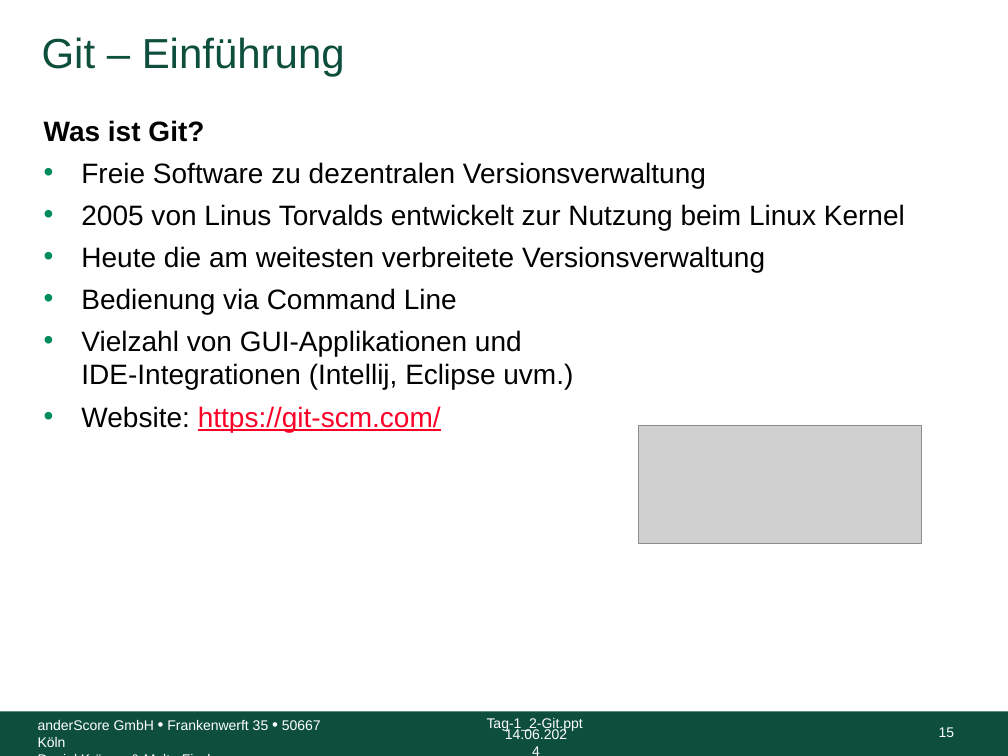
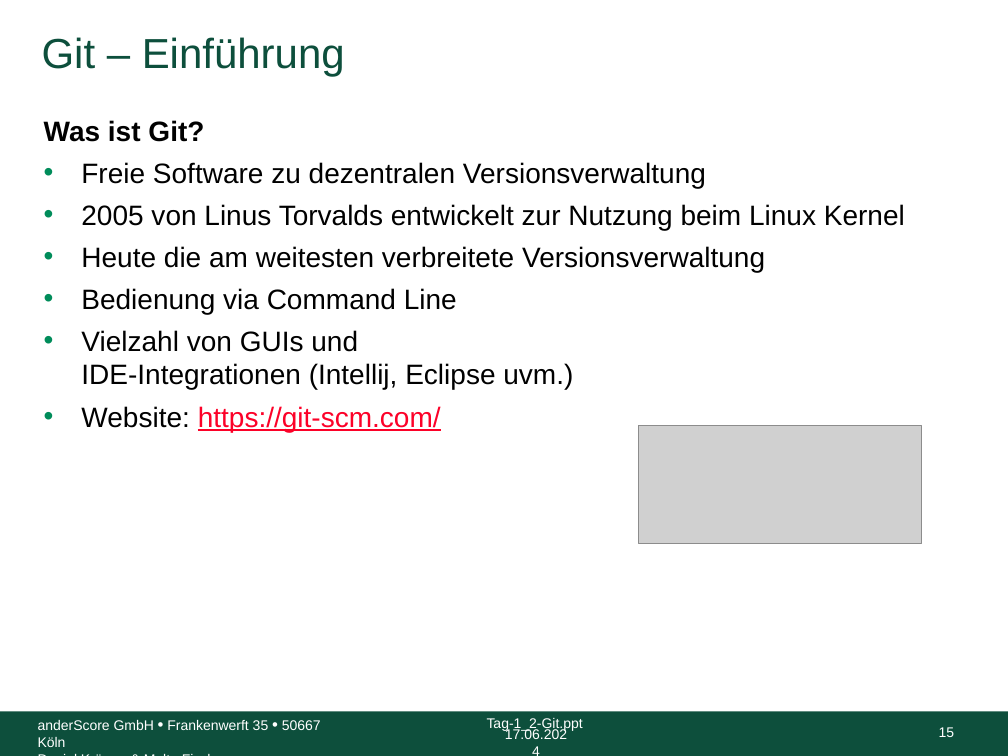
Before and after one commit to anderscore-gmbh/gitlab, a slide deck: slide 15 of slides/Tag-1_2-Git.pptx. Drawn at 1008x756 pixels with LibreOffice and Linux fonts; fonts in the diff are those of the drawing; grey boxes stand for pictures; background and template pictures are left out. Boxes give left, top, right and bottom in pixels: in the first picture for what was removed or moved away, otherwise in the second. Text is boxed around its words. In the diff, an @@ line names an element or a change of style, - is before the commit and + after.

```diff
--- a/slides/Tag-1_2-Git.pptx
+++ b/slides/Tag-1_2-Git.pptx
@@ text at bbox=[81, 330, 573, 390]: text changed @@
-• Vielzahl von GUI-Applikationen und
-  IDE-Integrationen (Intellij, Eclipse uvm.)
+• Vielzahl von GUIs und
+  IDE-Integrationen (Intellij, Eclipse uvm.)
@@ text at bbox=[505, 728, 567, 739]: text changed @@
-14.06.2024
+17.06.2024
```
Also in this commit, not shown: 79 other slides changed, 4 other files.
